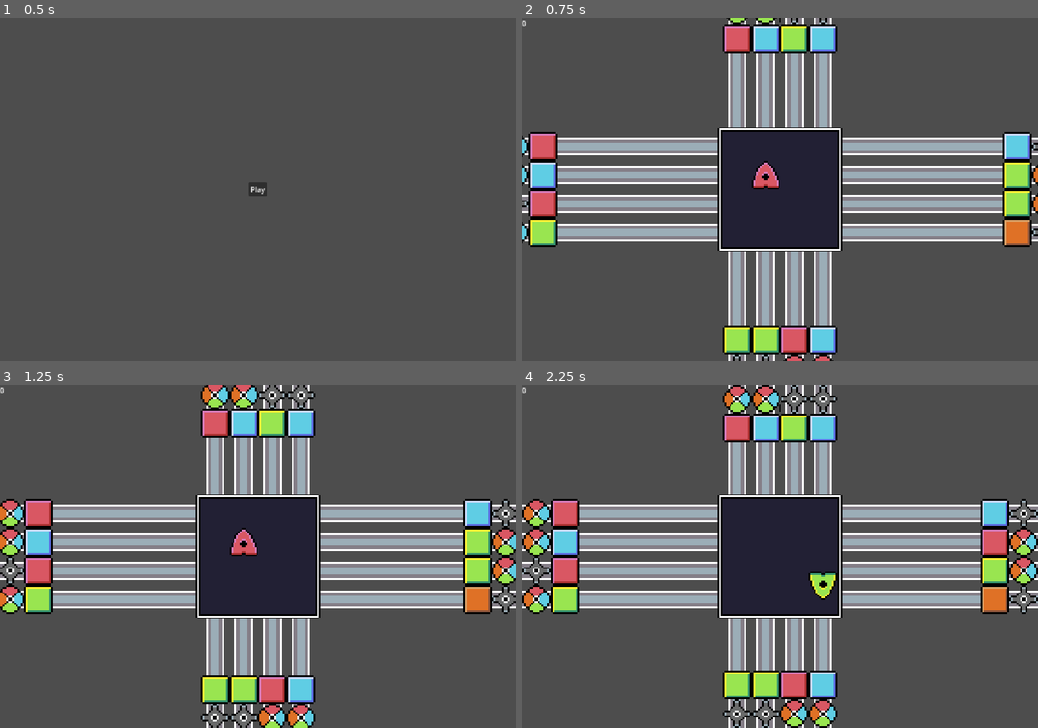
Above: before the commit, frames 1-4 (two rows, left to right).
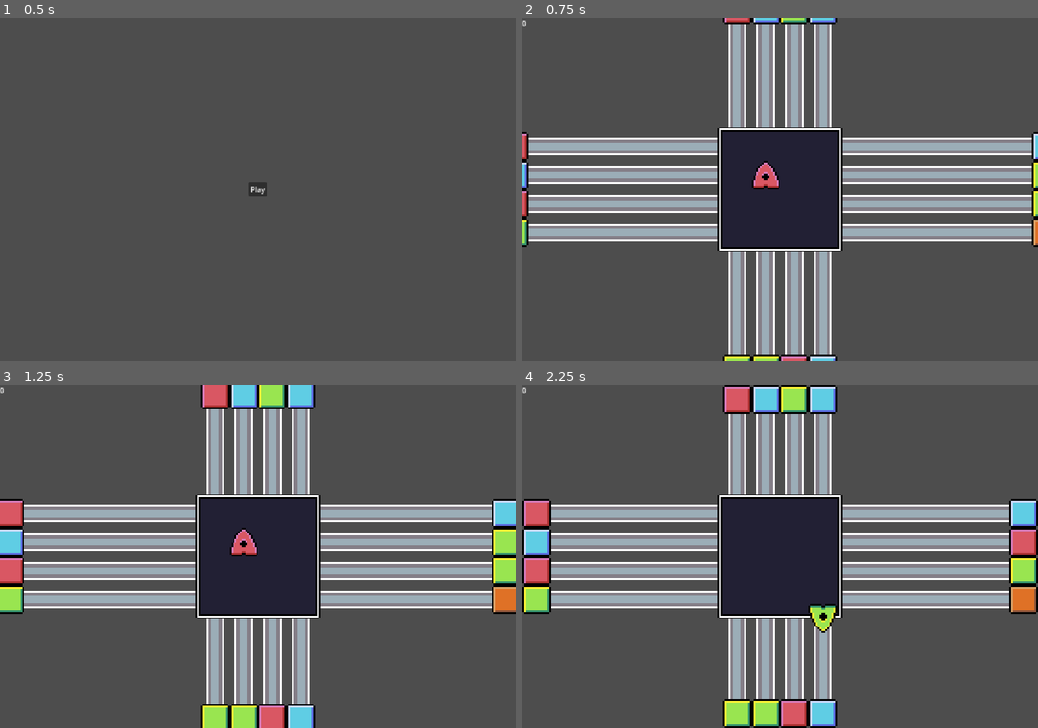
Above: after the commit, the same moments.

Repository: Crestor123/zoop
Game: Godot game, scene res://scenes/game.tscn
Two runs of this game, one before a commit and one after it. Both use one fixed random seed, a clock stepped at 60 frames per second and the inputs below.
Inputs:
- Up to frame 1 (0.5 s): no input
- Up to frame 2 (0.75 s): click "Play" at 0.5 s
- Up to frame 3 (1.25 s): no input
- Up to frame 4 (2.25 s): hold D (right) 1.28-2.03 s; tap X (cycle_powerup) at 1.35 s; tap Space (dash) at 1.55, 2.1 s; hold S (down) from 2.03 s (still down)

Frame 1 is identical in both runs. In frame 2, 8.9% of the frame differs, in the area x 0-100%, y 0-100%; in frame 3, 13%; in frame 4, 15%.

Commit message:
Powerups are now functional

Diff:
--- a/objects/field/color_component.gd
+++ b/objects/field/color_component.gd
@@ -8,3 +8,9 @@
 	if Sprite:
 		var material : ShaderMaterial = Sprite.material
 		material.set_shader_parameter("new_palette", blockColorRegion[color])
+
+func set_palette(palette : Texture2D):
+	if Sprite:
+		var material : ShaderMaterial = Sprite.material
+		material.set_shader_parameter("new_palette", palette)
+	pass
--- a/objects/player/player_ship.gd
+++ b/objects/player/player_ship.gd
@@ -9,21 +9,24 @@
 @export var powerup_object : PackedScene
 @export var color : Game.BlockColor
 @export var stride : int = 16
-@export var speed : int = 8
+@export var move_speed : int = 8
+@export var dash_speed : float = 5
 
 signal s_powerup_gained
 signal s_finished_forward_dash
 signal s_finished_dash
 signal s_block_destroyed
+signal s_broken_block_count
 
 enum State {
 	IDLE,
 	MOVE,
-	DASH
+	DASH,
 }
 
-var score_multiplier : int = 1
+var blocks_destroyed : int = 0
 var input_buffer : Array[Vector2] = [Vector2.ZERO]
+var buffered_dash : bool = false
 var current_input : Vector2
 var current_direction : Vector2
 
@@ -39,6 +42,7 @@
 }
 
 var target_block : Collectible
+var target_pos : Vector2
 var dash_start_pos : Vector2
 var cur_state : State = State.IDLE
 
@@ -53,7 +57,7 @@
 		if Input.is_action_just_pressed("cycle_powerup"):
 			cycle_powerup()
 
-	if Input.is_action_just_pressed("dash"):
+	if Input.is_action_just_pressed("dash") or buffered_dash == true:
 		if current_powerup != null:
 			use_powerup()
 		else:
@@ -95,9 +99,11 @@
 
 	if next_powerup_index == -1:
 		current_powerup = null
+		ColorComp.set_color(color)
 
 	else:
 		current_powerup = Powerups.get_child(next_powerup_index)
+		ColorComp.set_palette(current_powerup.powerup_data.palette)
 		current_powerup.powerup_ui.hide()
 		print(current_powerup.powerup_data.name)
 
@@ -106,16 +112,29 @@
 ## Changes state to the dash state.
 func dash():
 	# Only initiate a dash if we're not moving
-	if cur_state != State.IDLE: return
-
+	if cur_state != State.IDLE:
+		buffered_dash = true
+		return
+
+	buffered_dash = false
 	# If we have a target, we can dash
 	if target_block != null:
 		cur_state = State.DASH
 
-		dash_start_pos = position
+		dash_start_pos = global_position
 		var tween = create_tween()
 		tween.finished.connect(finished_forward_dash)
-		tween.tween_property(self, "global_position", target_block.global_position, 0.2)
+		tween.tween_method(tween_update, 0.0, 1.0, 0.2)
+		#tween.tween_property(self, "global_position", target_block.global_position, 0.2)
+
+func tween_update(weight : float):
+	var pos : Vector2
+	if target_block:
+		pos = target_block.global_position
+	elif target_pos:
+		pos = target_pos
+
+	global_position = dash_start_pos.lerp(pos, weight)
 
 func check_target():
 	target_block = null
@@ -156,6 +175,7 @@
 	current_powerup.powerup_data.activate(self)
 
 func finished_use_powerup():
+	ColorComp.set_color(color)
 	current_powerup.powerup_ui.queue_free()
 	current_powerup.queue_free()
 	current_powerup = null
@@ -178,19 +198,20 @@
 
 	var tween = create_tween()
 	tween.finished.connect(finished_move)
-	tween.tween_property(self, "position", position + dir * stride, 1.0 / speed)
+	tween.tween_property(self, "position", position + dir * stride, 1.0 / move_speed)
 
 ## Moves the player back to the starting position of a dash
 ## Called by the tween created in the dash function.
 func finished_forward_dash():
 	s_finished_forward_dash.emit(self)
-	score_multiplier = 1
+	s_broken_block_count.emit(blocks_destroyed)
+	blocks_destroyed = 0
 
 	current_direction = -current_direction
 	Sprite.rotation = current_direction.angle() + deg_to_rad(90)
 	var tween = create_tween()
 	tween.finished.connect(finished_dash)
-	tween.tween_property(self, "position", dash_start_pos, 0.2)
+	tween.tween_property(self, "global_position", dash_start_pos, 0.2)
 
 ## Returns the player to an idle state after a dash.
 ## Called by the tween created in the finished_forward_dash function.
@@ -223,12 +244,15 @@
 
 func _on_body_entered(body):
 	# If we collide with a block, check if it is the same color.
+	if body == target_block:
+		target_pos = target_block.global_position
+
 	if body is Block:
 		# If it is the same color, destroy the block and increment the score multiplier.
 		if body.color == color or break_all_blocks == true:
 			body.destroy()
-			s_block_destroyed.emit(score_multiplier)
-			score_multiplier += 1
+			blocks_destroyed += 1
+			s_block_destroyed.emit(blocks_destroyed)
 		# If it's not the same color, change the player's color to that block's color.
 		else:
 			var prev_color = color
--- a/objects/player/player_ship.tscn
+++ b/objects/player/player_ship.tscn
@@ -19,6 +19,7 @@
 
 [node name="PlayerShip" type="Area2D" unique_id=77197193]
 process_mode = 1
+z_index = 2
 texture_filter = 1
 collision_mask = 3
 script = ExtResource("1_qs0r5")
--- a/resources/powerups/break_color_powerup.tres
+++ b/resources/powerups/break_color_powerup.tres
@@ -1,5 +1,6 @@
 [gd_resource type="Resource" script_class="BreakColorPowerup" format=3 uid="uid://dprxrrn4hgoap"]
 
+[ext_resource type="Texture2D" uid="uid://daascapuj5ig7" path="res://assets/palettes/zoop-color-break-palette.png" id="1_miayf"]
 [ext_resource type="Script" uid="uid://cdq7r42n1reab" path="res://resources/powerups/break_color.gd" id="1_nt55i"]
 [ext_resource type="Texture2D" uid="uid://cb5btl1eslxl4" path="res://assets/zoop-ship-2.png" id="2_7q3gy"]
 
@@ -11,4 +12,5 @@
 script = ExtResource("1_nt55i")
 sprite = SubResource("AtlasTexture_nt55i")
 name = "Break Color"
+palette = ExtResource("1_miayf")
 metadata/_custom_type_script = "uid://cdq7r42n1reab"
--- a/resources/powerups/break_line_powerup.tres
+++ b/resources/powerups/break_line_powerup.tres
@@ -1,5 +1,6 @@
 [gd_resource type="Resource" script_class="BreakLinePowerup" format=3 uid="uid://ca06wdbt4oyok"]
 
+[ext_resource type="Texture2D" uid="uid://csll41arwhw28" path="res://assets/palettes/zoop-line-break-palette.png" id="1_k4cxi"]
 [ext_resource type="Script" uid="uid://igo37cqaavee" path="res://resources/powerups/break_line.gd" id="1_o1frx"]
 [ext_resource type="Texture2D" uid="uid://cb5btl1eslxl4" path="res://assets/zoop-ship-2.png" id="2_k4cxi"]
 
@@ -11,4 +12,5 @@
 script = ExtResource("1_o1frx")
 sprite = SubResource("AtlasTexture_75wcx")
 name = "Break Line"
+palette = ExtResource("1_k4cxi")
 metadata/_custom_type_script = "uid://igo37cqaavee"
--- a/resources/powerups/powerup_data.gd
+++ b/resources/powerups/powerup_data.gd
@@ -2,6 +2,7 @@
 
 @export var sprite : AtlasTexture
 @export var name : String
+@export var palette : Texture2D
 
 @abstract func activate(player : Player)
 
--- a/scenes/field.gd
+++ b/scenes/field.gd
@@ -9,10 +9,12 @@
 
 @export var tile_size : int = 16
 @export var block_line_object : PackedScene
+@export var powerup_chance_increment : float = 0.01
 
 signal s_quit
 
 var powerups : Array[PowerupData]
+var powerup_chance : float = 0.0
 
 var paused : bool = false
 var score : int = 0
@@ -24,6 +26,7 @@
 	UI.quit.connect(quit)
 
 	PlayerShip.s_block_destroyed.connect(gain_points)
+	PlayerShip.s_broken_block_count.connect(tally_powerup_chance)
 	PlayerShip.s_powerup_gained.connect(gain_powerup)
 
 func initialize():
@@ -85,7 +88,7 @@
 	new_block_line.direction = dir
 	new_block_line.position = pos
 	new_block_line.create_block()
-	new_block_line.create_powerup(select_random_powerup())
+	#new_block_line.create_powerup(select_random_powerup())
 
 func select_random_powerup() -> PowerupData:
 	var powerup = powerups.pick_random()
@@ -99,11 +102,20 @@
 	var powerup_ui = UI.add_powerup(powerup.powerup_data.sprite)
 	powerup.powerup_ui = powerup_ui
 
-func gain_points(score_multiplier):
+func gain_points(score_multiplier : int):
 	score += points_per_block * score_multiplier
 	UI.update_score(score)
 
+func tally_powerup_chance(block_count):
+	powerup_chance += block_count * powerup_chance_increment
+	pass
+
 func _on_block_timer_timeout():
 	var line : BlockLine = select_random_line()
-	line.create_block()
+	var rand = randf_range(0.0, 1.0)
+	if rand < powerup_chance:
+		line.create_powerup(select_random_powerup())
+		powerup_chance = 0.0
+	else:
+		line.create_block()
 	BlockTimer.start()
Binary file added: assets/palettes/zoop-color-break-palette.png
Not shown, added: assets/palettes/zoop-color-break-palette.png.import
Binary file added: assets/palettes/zoop-line-break-palette.png
Not shown, added: assets/palettes/zoop-line-break-palette.png.import
